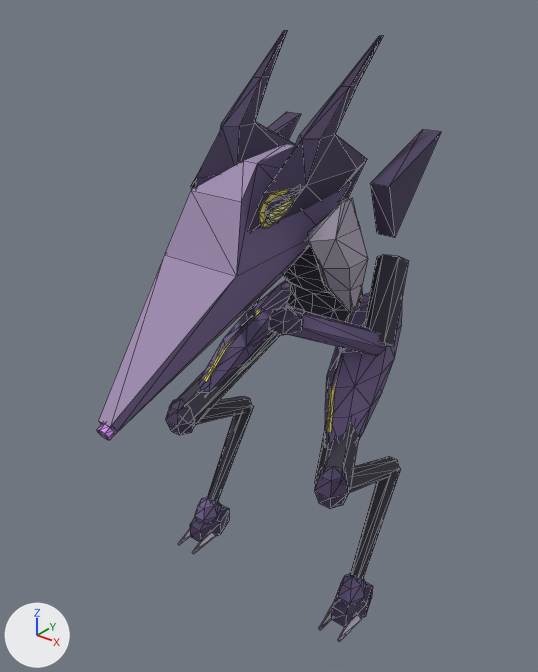
An edit to the glTF model art/enemies/sniper/production/animated/sniper.glb, drawn before and after from the same camera.
Camera for both pictures: a camera (50 mm lens) standing at (0.856, -1.253, 1.314) and looking at (0.008, -0.192, 0.657). The axes (+X, +Y, +Z) are drawn at lower left. The lights are the same throughout. The older version comes first. Mesh edges are drawn as thin lines. Vertices at exactly the same position are counted once.

Objects in the first picture: 'sniper | palette mesh'.
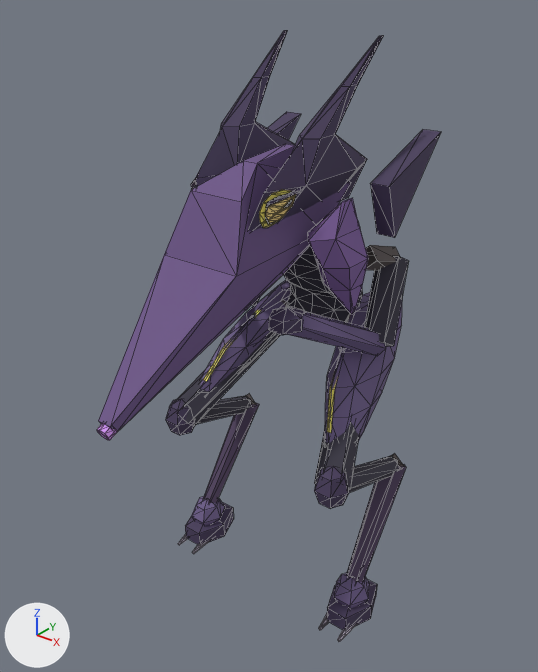
What differs and where, as boxes (x1, y1, x2, y2) in the pictures (538 x 672 px; the box of a moved part takes in the faces that stretch with it):
part 1 of me_torso, moved or reshaped: before (190, 405, 254, 542); after (185, 394, 259, 545)
part 2 of me_torso, moved or reshaped: before (331, 467, 401, 627); after (327, 453, 406, 630)
part 3 of me_torso, moved or reshaped: before (191, 178, 301, 222); after (191, 178, 400, 323)
part 4 of me_torso, recoloured (darker): (98, 144, 401, 579) in both

The change, as a list of edits to the scene's bpy script:
```text
Change me_torso:
    used by ob_sniper___palette_mesh; location = (0.0, 0.0, 0.0)
    remove me_torso.from_pydata(...)  # 948 vertices, 1376 faces; spans x -0.257..0.257, y -0.624..0.165, z 0.0..1.215
    add me_torso.from_pydata(...)  # 1020 vertices, 1448 faces; spans x -0.267..0.267, y -0.624..0.165, z 0.0..1.215
    me_torso part 1
    42 vertices move from x -0.255..-0.181, y -0.21..0.006, z 0.019..0.34 to x -0.267..-0.169, y -0.22..0.022, z 0.019..0.34
    16 vertices are added at x -0.242..-0.186, y -0.182..0.003, z 0.053..0.355
    16 new faces join them
    me_torso part 2
    42 vertices move from x 0.181..0.255, y -0.21..0.006, z 0.019..0.34 to x 0.169..0.267, y -0.22..0.022, z 0.019..0.34
    16 vertices are added at x 0.186..0.247, y -0.18..0.003, z 0.053..0.355
    16 new faces join them
    me_torso part 3
    6 vertices in x -0.093..0.093, y -0.264, z 0.948 move by (0.0, 0.002, 0.008)
    6 vertices in x -0.085..0.085, y -0.279, z 0.937 move by (0.0, -0.004, 0.003)
    4 vertices in x -0.089..0.089, y -0.272, z 0.942 move by (0.0, -0.002, 0.005)
    4 vertices in x -0.083..0.083, y -0.283, z 0.934 move by (0.0, -0.006, 0.002)
    4 vertices in x -0.086..0.086, y -0.286, z 0.951 move by (0.0, -0.007, 0.01)
    4 vertices in x -0.089..0.089, y -0.298, z 0.969 move by (0.0, 0.0, 0.003)
    30 vertices move from x -0.113..0.113, y -0.3..-0.236, z 0.927..0.992 to x -0.113..0.113, y -0.3..-0.232, z 0.927..0.988
    40 vertices are added at x -0.175..0.175, y -0.268..0.043, z 0.609..0.969
    40 new faces join them
    me_torso part 4: 216 kept faces spanning x -0.242..0.242, y -0.613..0.022, z 0.07..1.026 get new vertex colours
```
